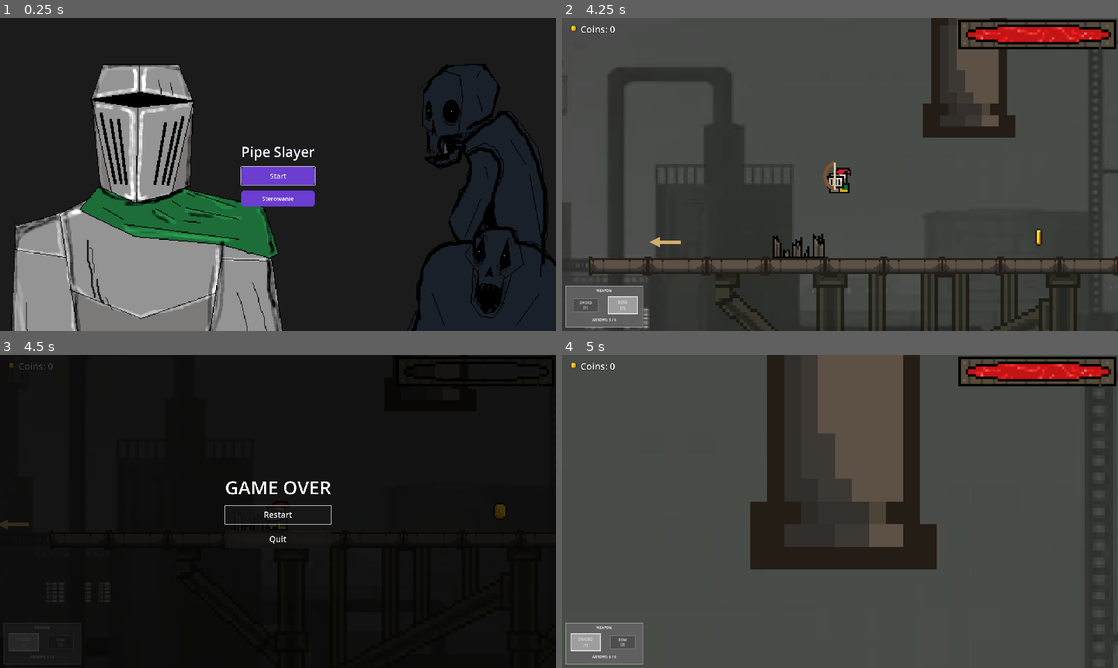
Above: before the commit, frames 1-4 (two rows, left to right).
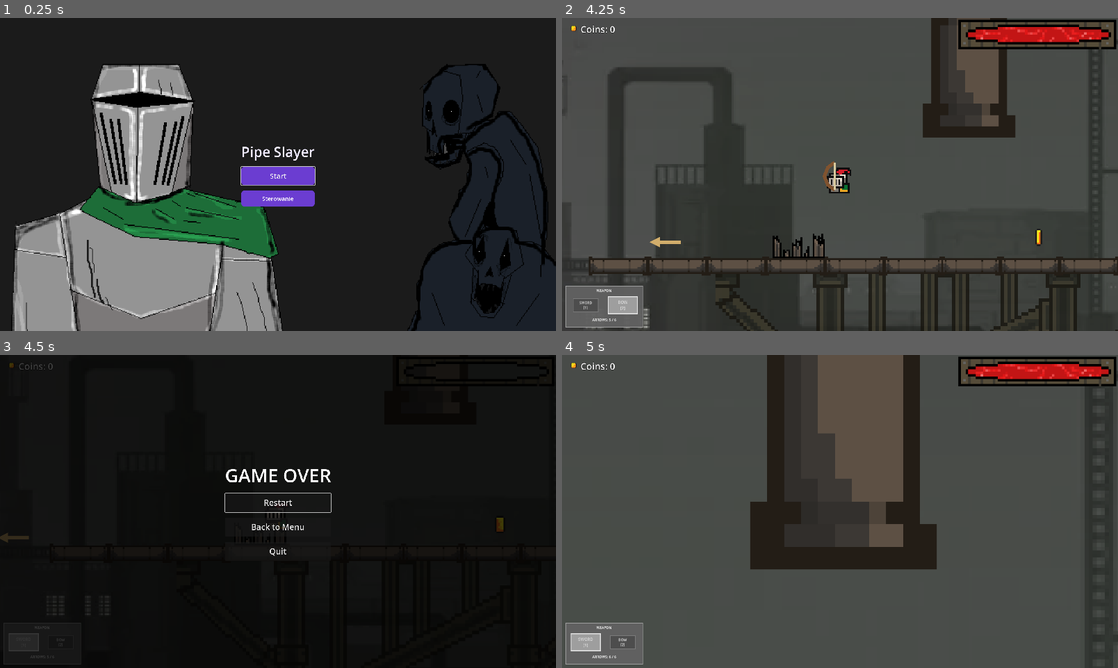
Above: after the commit, the same moments.

Repository: rkywsa/FemboyParty
Game: Godot game, scene res://MainMenu/main_menu.tscn
The game is run twice, just before and just after one commit, with the same random seed, the same clock (stepped at 60 frames per second) and the same inputs. Sound files missing from this copy of the repository are replaced by a short silence.
Inputs (mouse positions are in pixels of both pictures, inside the frame that each line leads up to):
- Up to frame 1 (0.25 s): no input
- Up to frame 2 (4.25 s): click "Start" at 0.5 s; tap Enter (ui_accept) at 1.25, 1.52, 2.27, 3.77 s; move the mouse to (812, 237) at 1.27 s; hold Right (ui_right) 1.28-2.78 s; tap 1 at 1.35, 2.85 s; click (812, 237) at 1.42 s; move the mouse to (1006, 221) at 2.02 s; tap 2 at 2.1, 3.6 s; move the mouse to (673, 127) at 2.77 s; hold Left (ui_left) from 2.78 s (still down); move the mouse to (867, 174) at 3.52 s; click (867, 174) at 3.67 s
- Up to frame 3 (4.5 s): keep holding Left (ui_left); move the mouse to (194, 433) at 4.27 s; tap 1 at 4.35 s
- Up to frame 4 (5 s): keep holding Left (ui_left); tap Enter (ui_accept) at 4.52 s

Frames 1-2 are identical in both runs. In frame 3, 1.3% of the frame differs, in the area x 0-91%, y 36-84%; in frame 4, nothing differs.

Commit message:
Add Back to Menu button to death and level-complete screens

Diff:
--- a/Graphics/level.gd
+++ b/Graphics/level.gd
@@ -17,6 +17,7 @@
 var sword_button: Button
 var bow_button: Button
 var ammo_label: Label
+var back_to_menu_button: Button
 var end_reached := false
 var menu_buttons: Array[Button] = []
 var menu_focus_index := 0
@@ -24,8 +25,15 @@
 
 
 func _ready() -> void:
-	# Keep controller navigation active while death/end screens pause gameplay.
+	# Keep this controller active for game-over navigation while pausing gameplay.
 	process_mode = Node.PROCESS_MODE_ALWAYS
+	for child in get_children():
+		if child.name == "GameOverLayer":
+			child.process_mode = Node.PROCESS_MODE_ALWAYS
+		else:
+			child.process_mode = Node.PROCESS_MODE_PAUSABLE
+
+	_add_game_over_menu_button()
 	_add_coin_icon()
 	_add_weapon_selector()
 	_add_finish_portal()
@@ -38,11 +46,24 @@
 	player.arrow_ammo_changed.connect(_on_player_arrow_ammo_changed)
 	_on_player_weapon_changed(player.current_weapon)
 	_on_player_arrow_ammo_changed(player.arrow_ammo, player.MAX_ARROW_AMMO)
-	menu_buttons = [restart_button, quit_button]
+	menu_buttons = [restart_button, back_to_menu_button, quit_button]
 	backgroundmusic.play()
 	await get_tree().create_timer(2.38).timeout
 	if is_instance_valid(pipebye):
 		pipebye.play()
+
+
+func _add_game_over_menu_button() -> void:
+	var menu: VBoxContainer = $GameOverLayer/GameOver/CenterContainer/Menu
+	back_to_menu_button = Button.new()
+	back_to_menu_button.name = "BackToMenuButton"
+	back_to_menu_button.text = "Back to Menu"
+	back_to_menu_button.custom_minimum_size = Vector2(260, 64)
+	back_to_menu_button.add_theme_font_size_override("font_size", 28)
+	back_to_menu_button.focus_mode = Control.FOCUS_ALL
+	back_to_menu_button.pressed.connect(_on_back_to_menu_button_pressed)
+	menu.add_child(back_to_menu_button)
+	menu.move_child(back_to_menu_button, quit_button.get_index())
 
 
 func _process(_delta: float) -> void:
@@ -281,3 +302,10 @@
 func _on_quit_button_pressed() -> void:
 	get_tree().paused = false
 	get_tree().quit()
+
+
+func _on_back_to_menu_button_pressed() -> void:
+	get_tree().paused = false
+	var error := get_tree().change_scene_to_file("res://MainMenu/main_menu.tscn")
+	if error != OK:
+		push_error("Could not return to main menu: %s" % error)
